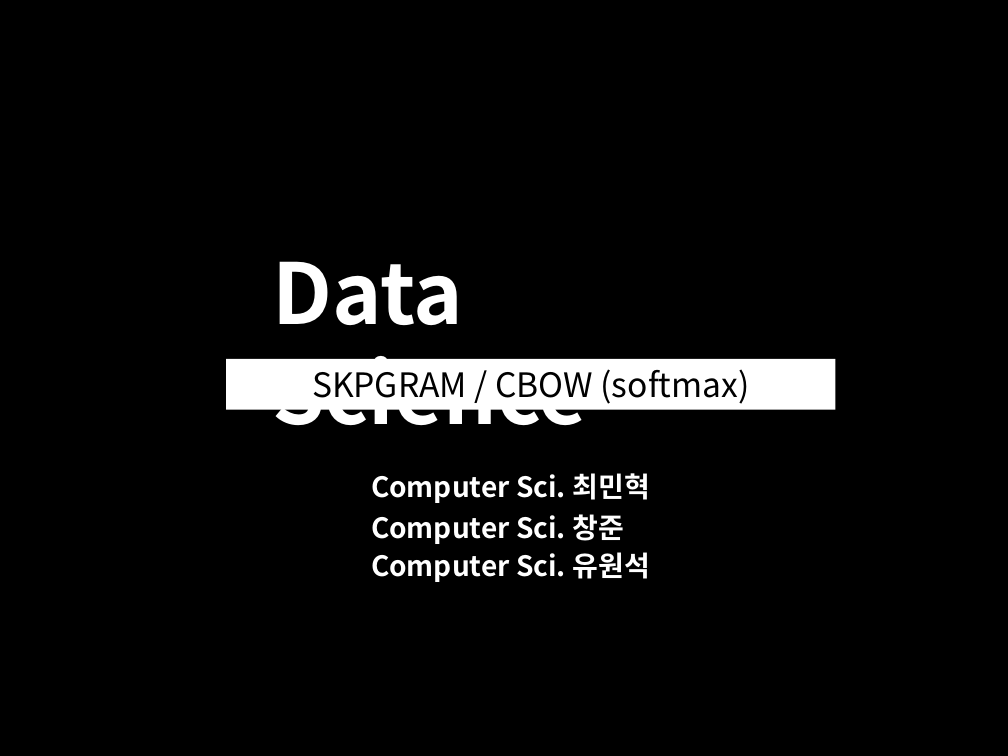
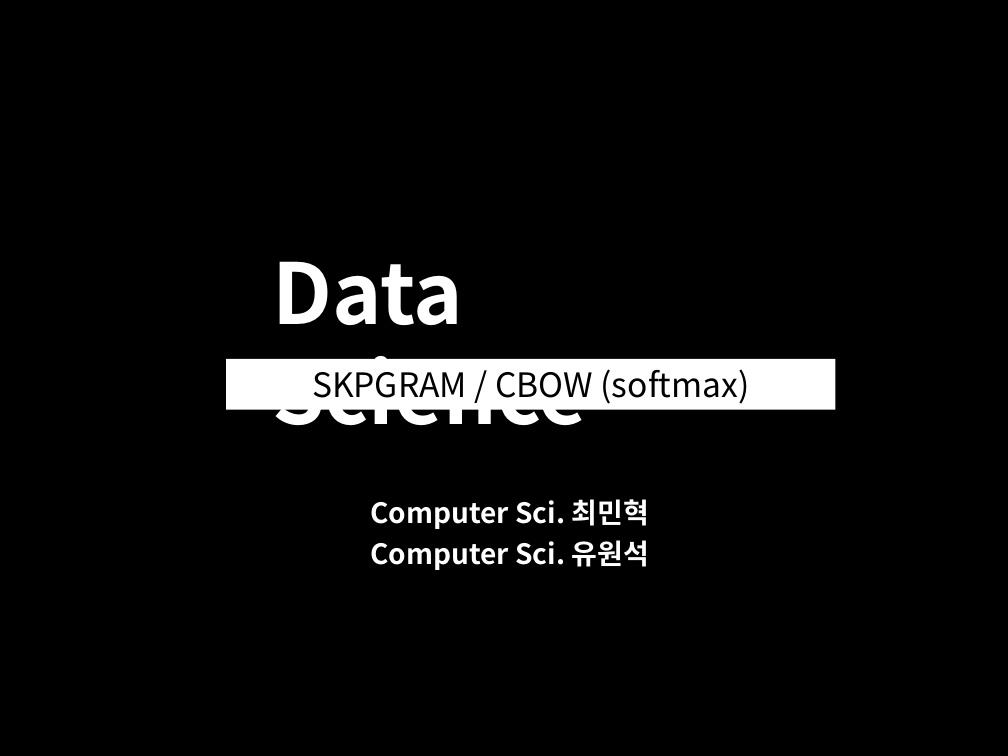
Before and after one commit to yoowonsuk/COSE471-TermProject, a slide deck: slide 1 of 데이터과학1.pptx. Drawn at 1008x756 pixels with LibreOffice and Linux fonts; fonts in the diff are those of the drawing; background and template pictures are left out. Boxes give left, top, right and bottom in pixels: in the first picture for what was removed or moved away, otherwise in the second. Text is boxed around its words. In the diff, an @@ line names an element or a change of style, - is before the commit and + after.

Commit message:
add feature

```diff
--- a/데이터과학1.pptx
+++ b/데이터과학1.pptx
@@ text "Computer Sci. 최민혁": place and size @@
-text "Computer Sci. 최민혁" at bbox=[371, 473, 649, 503]
+text "Computer Sci. 최민혁" at bbox=[370, 499, 649, 529]
@@ text "Computer Sci. 유원석": place and size @@
-text "Computer Sci. 유원석" at bbox=[371, 552, 649, 582]
+text "Computer Sci. 유원석" at bbox=[370, 540, 649, 570]
@@ text removed at bbox=[371, 514, 624, 544] @@
-Computer Sci. 창준
```
Also in this commit, not shown: 2 other slides changed.
